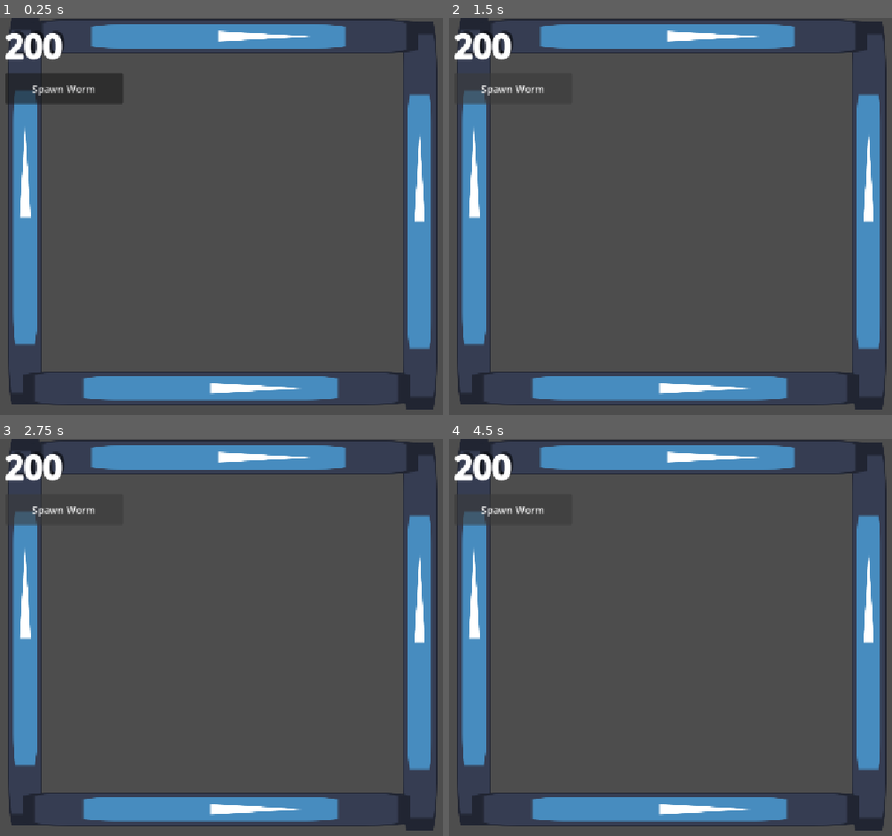
Above: before the commit, frames 1-4 (two rows, left to right).
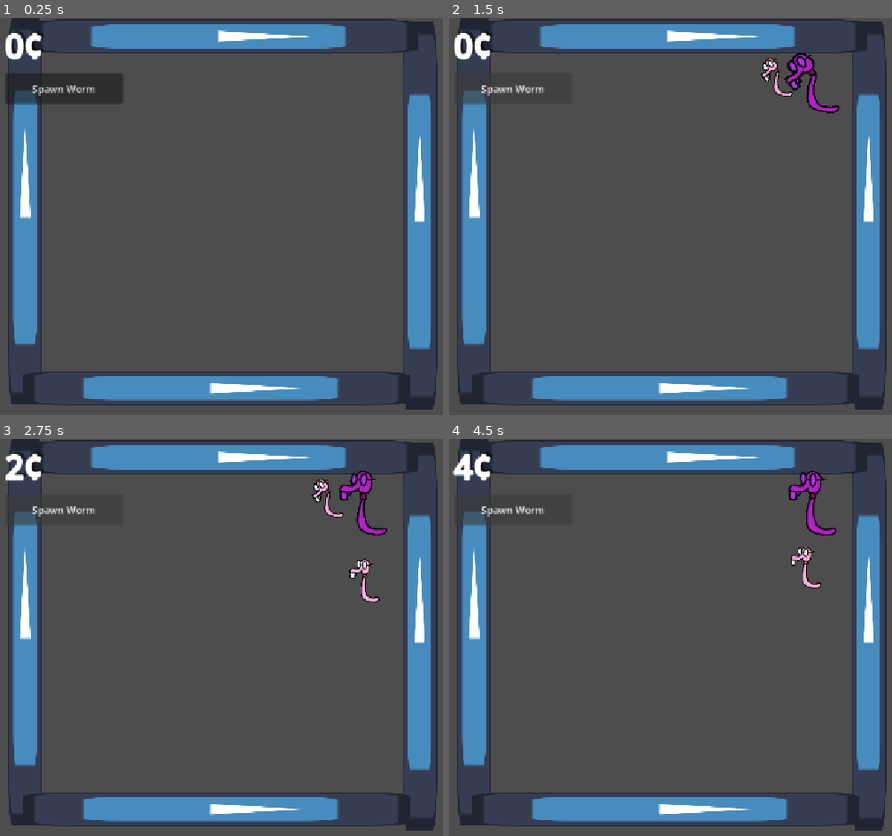
Above: after the commit, the same moments.

Repository: KingPandX/gusanos
Game: Godot game, scene res://main_screen/combat.tscn
The game is run twice, just before and just after one commit, with the same random seed, the same clock (stepped at 60 frames per second) and the same inputs. The engine's default icon, where the game draws it, is replaced by a stand-in: a white triangle on a blue panel in a dark square.
Inputs:
- Up to frame 1 (0.25 s): no input
- Up to frame 2 (1.5 s): click "Spawn Worm" at 0.5 s; click "Spawn Worm" at 1.25 s
- Up to frame 3 (2.75 s): click "Spawn Worm" at 2 s
- Up to frame 4 (4.5 s): no input

The runs differ from the first frame. In frame 1, 0.6% of the frame differs, in the area x 1-15%, y 3-11%; in frame 2, 1.4%; in frame 3, 1.4%; in frame 4, 1.5%, in the area x 0-88%, y 3-38%.
Error before the commit: Parse Error: Identifier "Inventory" not declared in the current scope. (res://commons/globals/global_manager.gd:28)

Commit message:
fix: combates son duels 1v1, worms no se amontonan
- combat.gd: verifica que el enemigo apunte a este worm (duel check)
- worm_detector: ignora worms con actual_enemy ya asignado
- Inventory agregado como autoload en project.godot

Diff:
--- a/project.godot
+++ b/project.godot
@@ -18,6 +18,7 @@
 [autoload]
 
 GlobalManager="*uid://b3vvixi15d8h8"
+Inventory="*res://commons/inventory.gd"
 
 [display]
 
--- a/worms/States/combat.gd
+++ b/worms/States/combat.gd
@@ -8,14 +8,20 @@
 func enter():
 	attack_cooldown = 0.0
 	worm.in_combat = true
+	worm.sprite.play("idle")
 	if worm.actual_enemy != null and is_instance_valid(worm.actual_enemy):
 		worm.actual_enemy.enter_combat(worm)
 
 func exit():
 	worm.in_combat = false
+	worm.hp = worm.worm_data.hp_max
 
 func physics_update(delta: float):
 	if worm.actual_enemy == null or not is_instance_valid(worm.actual_enemy):
+		transition("Patrol")
+		return
+
+	if worm.actual_enemy.actual_enemy != worm:
 		transition("Patrol")
 		return
 
@@ -28,6 +34,7 @@
 		worm.target_velocity = Vector2.ZERO
 		attack_cooldown -= delta
 		if attack_cooldown <= 0.0:
+			worm.sprite.play("attack")
 			worm.actual_enemy.take_damage(worm.worm_data.damage)
 			attack_cooldown = worm.worm_data.cooldown_attack
 
--- a/worms/States/patrol.gd
+++ b/worms/States/patrol.gd
@@ -1,6 +1,9 @@
 extends State
 
 @onready var worm: Worm = $"../.."
+
+func enter():
+	worm.sprite.play("idle")
 
 func physics_update(delta: float):
 	if worm.actual_enemy != null and is_instance_valid(worm.actual_enemy):
--- a/worms/animation_manager.gd
+++ b/worms/animation_manager.gd
@@ -1,10 +1,10 @@
-extends Sprite2D
+extends AnimatedSprite2D
 
 @onready var worm: Worm = $".."
 
 # Called every frame. 'delta' is the elapsed time since the previous frame.
 func _process(delta: float) -> void:
 	if worm.velocity.x > 0:
+		flip_h = true
+	elif worm.velocity.x < 0:
 		flip_h = false
-	elif worm.velocity.x < 0:
-		flip_h = true
--- a/worms/worm_detector.gd
+++ b/worms/worm_detector.gd
@@ -3,7 +3,7 @@
 @onready var controller: Worm = $".."
 
 func _on_body_entered(body: Node2D) -> void:
-	if body is Worm and not body.in_combat and body != controller:
+	if body is Worm and not body.in_combat and body != controller and body.actual_enemy == null:
 		controller.actual_enemy = body
 
 func _on_body_exited(body: Node2D) -> void:
Binary file added: assets/Lentes-Sheet.png
Not shown, added: assets/Lentes-Sheet.png.import
